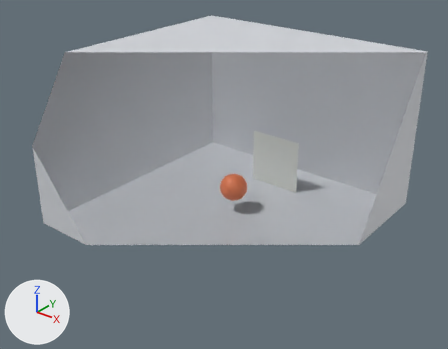
The glTF model examples/assets/ClothPaint.glb, before and after one commit.
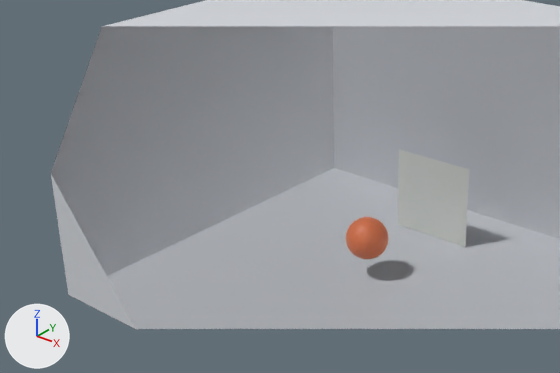
Old and new are each drawn whole from a camera (50 mm lens) standing at (11.78, -17.78, 10.74) and looking at (0.15, -3.24, 1.73) and again close up on the part from 0% to 80% of the width and 10% to 78% of the height. The axes (+X, +Y, +Z) are drawn at lower left. The lights are the same throughout. The last two pictures show the newer version. Everything nearer to the camera than a plane just in front of the edit is cut away. Where no turn or scale is listed for an object, it has been applied to the vertices.
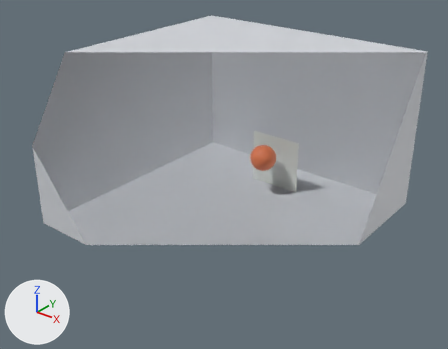
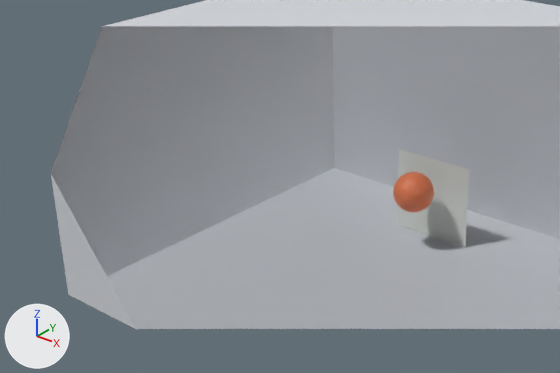
Boxes (x1, y1, x2, y2) around the edits, measured in the close-ups (560 x 373 px):
'Plane.004', moved: before (346, 217, 389, 259); after (393, 172, 434, 212)

The change, as a diff of the scene's bpy script:
```diff
--- a/examples/assets/ClothPaint.glb.py
+++ b/examples/assets/ClothPaint.glb.py
@@ ob_plane_004 @@
 ob_plane_004 = bpy.data.objects.new('Plane.004', me_plane_004)
-ob_plane_004.location = (0.0, -2.72, -0.02)
+ob_plane_004.location = (0.0, -0.97, 0.48)
```
